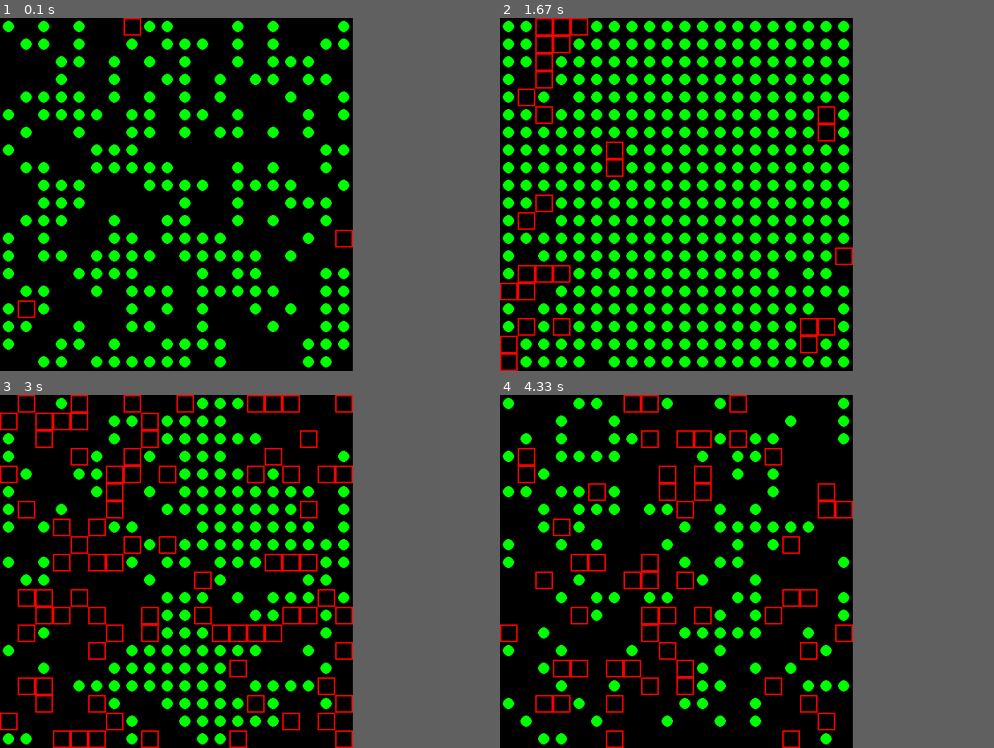
Above: before the commit, frames 1-4 (two rows, left to right).
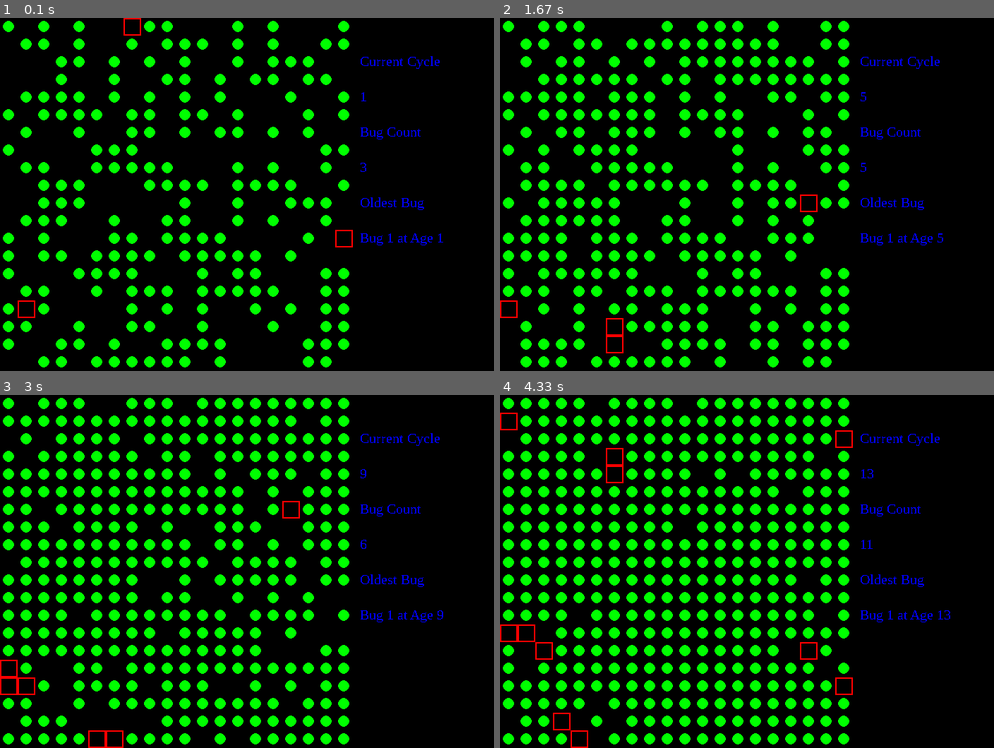
Above: after the commit, the same moments.

Repository: mill275us/Genetic
Game: pygame game, started from genetic.py
Two runs of this game, one before a commit and one after it. Both use one fixed random seed, a clock stepped at 60 frames per second and the inputs below.
Inputs:
- Up to frame 1 (0.1 s): no input
- Up to frame 2 (1.67 s): no input
- Up to frame 3 (3 s): no input
- Up to frame 4 (4.33 s): no input
The window is 500x500 before the commit and 700x500 after it. Grey fills any space a smaller window leaves; there, only what the larger window draws over its background counts as a difference.

The runs differ from the first frame. In frame 1, 0.4% of the frame differs, in the area x 73-90%, y 10-65%; in frame 2, 11%; in frame 3, 17%; in frame 4, 18%, in the area x 0-92%, y 0-100%.

Commit message:
Added status class

Diff:
--- /dev/null
+++ b/PygameUtils/statusDisplay.py
@@ -0,0 +1,14 @@
+import pygame
+
+class StatusDisplay:
+    def __init__(self, py_surface, x_starting_pos, y_starting_pos) -> None:
+        self.window = py_surface
+        self.xpos = x_starting_pos
+        self.ypos = y_starting_pos
+        self.font = font = pygame.font.SysFont('timesnewroman', 20)
+
+    def updateStatus(self, color, label_text, value_text):
+        self.window.blit(self.font.render(label_text, False, color), (self.xpos, self.ypos ))
+        self.ypos += 50
+        self.window.blit(self.font.render(value_text, False, color), (self.xpos, self.ypos ))
+        self.ypos += 50
--- a/Utils/bot.py
+++ b/Utils/bot.py
@@ -15,6 +15,7 @@
         self.color = color
         self.id = -1
         self.parent_id = -1
+        self.age = 0
 
         # Create a random probability array for movement
         a = np.random.rand(1, 8)
@@ -27,6 +28,7 @@
         self.direction = 0
 
     def move(self):
+        self.age += 1
         from_x = self.x
         from_y = self.y
         self.direction = int(np.random.choice(np.arange(8), 1, p = self.probability_array))
--- a/genetic.py
+++ b/genetic.py
@@ -1,18 +1,19 @@
 import pygame
 import copy
+from operator import attrgetter
 from Utils.bot import Bot
 from Utils.field import Field
 from Utils.botColor import PyBotColorer
 from Utils.botIndexing import BotTracker
+from PygameUtils.statusDisplay import StatusDisplay
 
 # Main Program
-
-
 # USER DEFINED
 grid = 19   # To define say a 10 x 10 grid uses a zero base so use 9
 number_of_starting_bots = 3
 starting_food_pct = .5
 percent_new_food_per_turn = .05
+frames_per_second = 3
 
 # Initial vars setup based on above user input
 food_density = int(starting_food_pct * grid ** 2)
@@ -36,8 +37,12 @@
 cell_cntr_offset = int(cell_size / 2)
 pygame.init()
 clock = pygame.time.Clock()
-window = pygame.display.set_mode([screen_size, screen_size])
+window = pygame.display.set_mode([screen_size + 200, screen_size])
 window.fill((0, 0, 0))
+
+# Create a status block
+statusBlock = StatusDisplay(window, screen_size + 10, 50)
+
 pygame.display.update()
 
 # Simulate several evolutions of the field
@@ -76,6 +81,7 @@
             new_bot.id = botTracker.getId()
             new_bot.parent_id = bot.id
             new_bot.field = field
+            new_bot.age = 0
             print("  -- Spawn of {} is Bug {}".format(bot.id, new_bot.id))
             new_bot.mutate()
             bots.append(new_bot)
@@ -93,7 +99,12 @@
                 pygame.draw.circle(window, (0, 255, 0), [xpos, ypos], 8, 0)
 
     # Display board
+    oldest_bug = max(bots, key = attrgetter("age"))
+    statusBlock.ypos = 50
+    statusBlock.updateStatus((0,0,255), "Current Cycle", str(cycle_coounter))
+    statusBlock.updateStatus((0,0,255), "Bug Count", str(len(bots)))
+    statusBlock.updateStatus((0,0,255), "Oldest Bug", "Bug {} at Age {}".format(oldest_bug.id, oldest_bug.age))
     pygame.display.update()
     print("-> Food at end of turn {}\n".format(field.field.sum()))
-    clock.tick(10)
+    clock.tick(frames_per_second)
     cycle_coounter += 1
